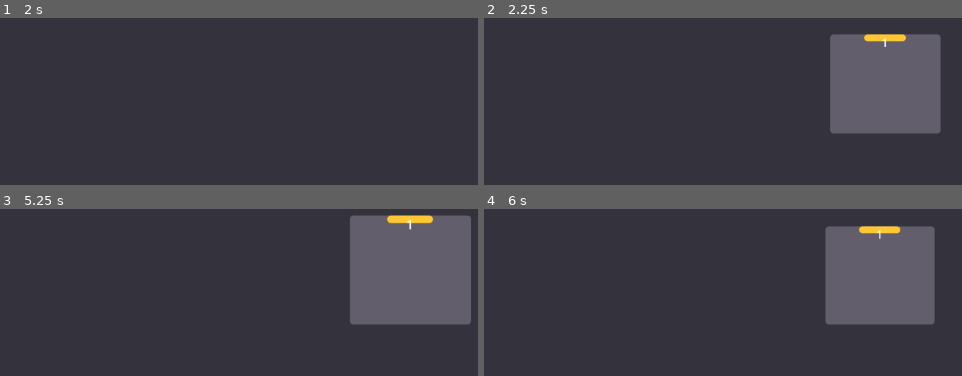
Above: before the commit, frames 1-4 (two rows, left to right).
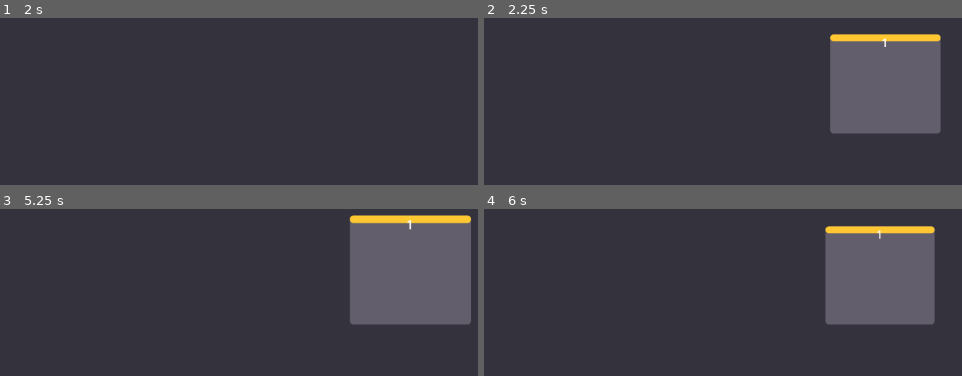
Above: after the commit, the same moments.

Repository: teodosin/karta_proto
Game: Godot game, scene res://main_graph_view/main_graph_view.tscn
Same seed, same stepped clock (60 frames per second), same inputs: the game is played once before the commit and once after it. The engine's default icon, where the game draws it, is replaced by a stand-in: a white triangle on a blue panel in a dark square.
Inputs (mouse positions are in pixels of both pictures, inside the frame that each line leads up to):
- Up to frame 1 (2 s): tap Enter at 0.5 s; move the mouse to (444, 111) at 0.52 s; press the mouse at (444, 111) at 0.53 s; right-click (444, 111) at 0.8 s; tap Space at 1.25 s; move the mouse to (105, 156) at 1.27 s; release the mouse at (105, 156) at 1.28 s; right-click (105, 156) at 1.35 s; click (105, 156) at 1.55 s
- Up to frame 2 (2.25 s): tap Enter at 2 s; move the mouse to (828, 34) at 2.02 s; hold Tab (createNewNode) from 2.03 s (still down); click (828, 34) at 2.17 s
- Up to frame 3 (5.25 s): right-click (344, 225) at 2.3 s; tap Space at 2.75, 4.25 s; move the mouse to (401, 229) at 2.77 s; release Tab (createNewNode) at 2.78 s; click (401, 229) at 2.85 s; tap Enter at 3.5 s; move the mouse to (outside the picture) at 3.52 s; hold Right mouse button (mouseRight) 3.53-4.28 s; click (outside the picture) at 3.67 s; move the mouse to (28, 257) at 4.27 s; tap Middle mouse button (panCamera) at 4.35 s; click (28, 257) at 4.55 s; move the mouse to (305, 324) at 5.02 s; hold Mouse wheel up (zoomInCamera) from 5.03 s (still down); click (305, 324) at 5.17 s
- Up to frame 4 (6 s): right-click (789, 324) at 5.3 s; move the mouse to (632, 212) at 5.77 s; release Mouse wheel up (zoomInCamera) at 5.78 s; tap Mouse wheel down (zoomOutCamera) at 5.85 s

Frame 1 is identical in both runs. In frame 2, 0.7% of the frame differs, in the area x 72-96%, y 9-15%; in frame 3, 0.9%, in the area x 73-99%, y 3-9%; in frame 4, 0.7%.

Commit message:
Implement spawning and despawning of nodes based on relatedness to focal
* Nodes delete themselves from the scene tree
* Wires delete themselves when their connections aren't present
* The placement of spawned nodes exhibits undefined behaviour, this needs
  to be looked into.

Diff:
--- a/data_access/data_access.gd
+++ b/data_access/data_access.gd
@@ -6,10 +6,10 @@
 func getNode(id: int) -> NodeBase:
 	return null
 
-func updateRelatedNodePosition(id: int, relatedId: int, position: Vector2):
+func updateRelatedNodePosition(id: int, relatedId: int, selfPosition: Vector2, relatedPosition: Vector2):
 	pass
 
-func addRelatedNode(id: int, relatedId: int, relatedPosition: Vector2):
+func addRelatedNode(id: int, relatedId: int, selfPosition, relatedPosition: Vector2):
 	pass
 
 func addWire(fromId: int, toId: int):
--- a/data_access/data_access_in_memory.gd
+++ b/data_access/data_access_in_memory.gd
@@ -1,8 +1,8 @@
 class_name DataAccessInMemory
 extends DataAccess
 
-var nodes: Dictionary = {}
-var wires: Dictionary = {}
+var nodes: Dictionary = {} # id -> NodeBase
+var wires: Dictionary = {} # id -> WireBase
 var lastNodeId: int = 0
 var lastWireId: int = 0
 
@@ -70,18 +70,17 @@
 	assert(nodes.has(id), "ERROR node not found")
 	return nodes[id]
 
-func updateRelatedNodePosition(id: int, relatedId: int, position: Vector2):
+func updateRelatedNodePosition(id: int, relatedId: int, selfPos: Vector2, relatedPos: Vector2):
 	assert(nodes.has(id), "ERROR node not found")
 	var node: NodeBase = nodes[id]
 	assert(node.relatedNodes.has(relatedId), "ERROR related node not found")
-	var relatedNode: RelatedNode = nodes.relatedNodes[relatedId]
-	relatedNode.position = position
+	node.setRelatedNodePosition(relatedId, selfPos, relatedPos)
 
-func addRelatedNode(id: int, relatedId: int, relatedPosition: Vector2):
+func addRelatedNode(id: int, relatedId: int, selfPos, relatedPos: Vector2):
 	assert(nodes.has(id), "ERROR node not found")
 	var node: NodeBase = nodes[id]
-	var newRelatedNode: RelatedNode = RelatedNode.new(relatedId, node.position - relatedPosition)
-
+	var newRelatedNode: RelatedNode = RelatedNode.new(relatedId, selfPos - relatedPos)
+	node.addRelatedNode(relatedId)
 
 
 func getAllWires() -> Dictionary:
--- a/data_access/nodes/node_base.gd
+++ b/data_access/nodes/node_base.gd
@@ -12,20 +12,32 @@
 	self.name = n_name
 	self.relatedNodes = {}
 
+func setRelatedNodePosition(nodeId: int, selfPos: Vector2, relatedPos: Vector2):
+	assert(relatedNodes.has(nodeId), "ERROR related node not found")
+	if relatedPos == Vector2.ZERO or relatedPos == null:
+		relatedNodes[nodeId].relativePosition = null
+	else:
+		relatedNodes[nodeId].relativePosition = relatedPos - selfPos
+
+
 func getRelatedNodePosition(nodeId: int, nodePosition: Vector2) -> Vector2:
-	if relatedNodes.has(nodeId):
+	if !relatedNodes.keys().has(nodeId):
+		return Vector2.ZERO
+
+	if relatedNodes[nodeId].relativePosition != null:
 		return nodePosition + relatedNodes[nodeId]["relativePosition"]
 	else:
 		assignedPositions += 1
 		return nodePosition + Vector2(0, 150 * assignedPositions)
 
+func addRelatedNode(relatedId: int):
+	relatedNodes[relatedId] = {"id": relatedId, "relativePosition": null}
+
+
 func getRelatedNode(relatedId: int) -> RelatedNode:
-	assert(relatedNodes.has(relatedId), "ERROR related node not found")
 	return relatedNodes[relatedId]
 
 
-func addRelatedNode(relatedNode: RelatedNode):
-	relatedNodes[relatedNode.id] = relatedNode
 
 
 func updateRelatedNode(u_id: int, u_position: Vector2):
--- a/main_graph_view/main_graph_view.gd
+++ b/main_graph_view/main_graph_view.gd
@@ -37,13 +37,14 @@
 func createNode(atMouse: bool = false) -> NodeViewBase:
 
 	var dataNode: NodeBase = dataAccess.addNode()
+
 	dataAccess.saveData()
 
 	var newNode = spawnNode(dataNode, atMouse)
 
 	return newNode
 
-func spawnNode(newNodeData: NodeBase, atMouse: bool):
+func spawnNode(newNodeData: NodeBase, atMouse: bool = false):
 	var position: Vector2
 	if atMouse:
 		position = get_global_mouse_position()
@@ -61,6 +62,7 @@
 	newNode.thisNodeAsFocal.connect(self.handle_node_set_itself_focal.bind(newNode))
 
 
+
 	newNode.set_position(position)
 
 
@@ -87,11 +89,32 @@
 
 func createWire(source, target) -> WireViewBase:
 	var newWireData = dataAccess.addWire(source.id, target.id)
+
+ # Currently, the dataNode on each NodeViewBase and the NodeBase stored by
+ # dataAccess need to be updated separately. This is inefficient, no?
+
+	source.dataNode.addRelatedNode(target.id)
+	dataAccess.addRelatedNode(source.id, target.id, source.position, target.position)
+
+	target.dataNode.addRelatedNode(source.id)
+	dataAccess.addRelatedNode(target.id, source.id, target.position, source.position)
+
+
+	source.dataNode.setRelatedNodePosition(target.id, source.position, target.position)
+	dataAccess.updateRelatedNodePosition(source.id, target.id, source.position, target.position)
+
+	target.dataNode.setRelatedNodePosition(source.id, target.position, source.position)
+	dataAccess.updateRelatedNodePosition(target.id, source.id, target.position, source.position)
+
+
 	dataAccess.saveData()
 	var newWire = spawnWire(newWireData)
 	return newWire
 
 func spawnWire(newWireData: WireBase) -> WireViewBase:
+	if !spawnedNodes.keys().has(newWireData.sourceId) or !spawnedNodes.keys().has(newWireData.targetId):
+		return
+
 	var newWire: WireViewBase = wireBaseTemplate.instantiate()
 	newWire.id = newWireData.id
 	newWire.source = spawnedNodes[newWireData.sourceId]
@@ -104,35 +127,27 @@
 
 
 func setAsFocal(node):
+	# Can't set focal node if it's already the focal
 	if focalNode == node:
 		return
 
+	# Can't set focal if no nodes are currently spawned.
+	# Perhaps this requirement will change later.
 	if spawnedNodes.is_empty():
 		return
 
-	if focalNode != null:
-		for n in spawnedNodes.values():
-			if n.id == focalNode.id:
-				continue
-			else:
-				focalNode.dataNode.relatedNodes[n.id] = {
-					"id": n.id, "relativePosition": n.position - focalNode.position
-				}
-		for related in focalNode.dataNode.relatedNodes.keys():
-			print(focalNode.id)
-			print(spawnedNodes[related].dataNode)
-			var relatedDataNode: NodeBase = spawnedNodes[related].dataNode
-			relatedDataNode.relatedNodes[focalNode.id] = {
-				"id": related, "relativePosition": focalNode.position - spawnedNodes[related].position
-			}
-
 	focalNode = node
 
-	var toBeDeleted = findSpawnedToDelete(focalNode.dataNode.relatedNodes, spawnedNodes)
-	deleteNodes(toBeDeleted)
-
-	# Reposition camera on new focal node
+	var toBeDespawned = findSpawnedToDespawn(node.dataNode.relatedNodes, spawnedNodes)
+	despawnNodes(toBeDespawned)
+
+	var toBeSpawned = findUnspawnedRelatedNodes(focalNode, spawnedNodes, dataAccess)
+	spawnNodes(toBeSpawned)
+
+	# Reposition camera on new focal node:
 	# $GraphViewCamera.animatePosition(focalNode.position)
+
+	# Move spawned related nodes to new positions and reset the counter at the end
 	for n in spawnedNodes.values():
 		if n.id == focalNode.id:
 			continue
@@ -141,24 +156,48 @@
 		n.animatePosition(newPosition)
 	focalNode.dataNode.assignedPositions = 0
 
-func findSpawnedToDelete(related: Dictionary, spawned: Dictionary):
+func findUnspawnedRelatedNodes(node: NodeViewBase, spawned, data):
+	var related = node.dataNode.relatedNodes
+
+	var toBeSpawned: Array[NodeBase] = []
+
+	for nid in related.keys():
+		if spawned.keys().has(nid):
+			continue
+
+		toBeSpawned.append(data.getNode(nid))
+
+	return toBeSpawned
+
+func spawnNodes(toBeSpawned):
+	for n in toBeSpawned:
+		spawnNode(n)
+
+	for w in dataAccess.wires.values():
+		spawnWire(w)
+
+func findSpawnedToDespawn(related: Dictionary, spawned: Dictionary):
 	var toBeDeleted: Array = []
 
 	print("RELATED: "+str(related))
 	print("SPAWNED: "+str(spawned))
 
 	for n in spawned.keys():
-
-		if n not in related and n != focalNode.id:
+		if n == focalNode.id:
+			continue
+
+		print("N is: " + str(n))
+		if n not in related.keys():
 			toBeDeleted.append(n)
 
 	return toBeDeleted
 
-func deleteNodes(toBeDeleted: Array):
+func despawnNodes(toBeDeleted: Array):
 	print("TO BE DELETED:"+str(toBeDeleted))
 	for nid in toBeDeleted:
-		remove_child(spawnedNodes[nid])
-		#spawnedNodes[nid].queue_free()
+		spawnedNodes[nid].despawn()
+		spawnedNodes.erase(nid)
+
 
 func _draw():
 	if not focalNode:
@@ -166,13 +205,9 @@
 	if nodeWireSource:
 		draw_dashed_line(nodeWireSource.getPositionCenter(), get_global_mouse_position(),
 						Color.WHITE, 1.0, 2.0)
-	for w in spawnedWires:
-		var wire: WireViewBase = spawnedWires[w]
-		var sourcePosition: Vector2 = wire.source.getPositionCenter()
-		var targetPosition: Vector2 = wire.target.getPositionCenter()
-		draw_line(sourcePosition, targetPosition, Color.YELLOW, 2, true)
-
-
+
+# -----------------------------------------------------------------------------
+# CONNECTED SIGNALS BELOW
 
 func _on_add_button_pressed():
 	createNode()
--- a/main_graph_view/nodes/node_view_base.gd
+++ b/main_graph_view/nodes/node_view_base.gd
@@ -3,6 +3,9 @@
 
 var id: int
 var isFocal: bool = false
+
+var despawning = false
+var fadeOut = 1.0
 
 var nodeMoving: bool = false
 var clickOffset: Vector2 = Vector2.ZERO
@@ -11,11 +14,11 @@
 var animationSpeed: float = 50.0
 
 var dataNode: NodeBase = null
-var relatedNodes = {} # id -> NodeViewBase
 
 signal rightMousePressed
 signal mouseHovering
 signal thisNodeAsFocal
+signal nodeMoved
 
 
 func _ready():
@@ -26,7 +29,16 @@
 	return self.position + ($BackgroundPanel.size / 2)
 
 
-func _process(_delta):
+func _process(delta):
+	# Fade-out when despawning
+	if despawning:
+		fadeOut -= delta
+		self.modulate = lerp(Color(1.0,1.0,1.0,0.0), Color(1.0,1.0,1.0,1.0), ease(fadeOut, -2.0))
+		if fadeOut <= 0.0:
+			get_parent().remove_child(self)
+			self.queue_free()
+
+
 	# Logic for smoothly moving the node to a new position
 	if nextPosition != null:
 		var difference = nextPosition - self.position
@@ -40,6 +52,10 @@
 		var newPosition: Vector2 = get_global_mouse_position()-clickOffset
 
 		self.set_position(newPosition)
+		if !isFocal:
+			pass
+			# Ugly pattern but will do for now
+
 
 
 func setAsFocal(newFocalId):
@@ -55,6 +71,10 @@
 
 func animatePosition(newPosition: Vector2):
 	self.nextPosition = newPosition
+
+func despawn():
+	despawning = true
+		# Also remove the node from the array of references
 
 func _on_background_panel_gui_input(event):
 	if event.is_action_pressed("mouseLeft"):
--- a/main_graph_view/nodes/node_view_base.tscn
+++ b/main_graph_view/nodes/node_view_base.tscn
@@ -44,11 +44,9 @@
 
 [node name="FocalPanel" type="Panel" parent="BackgroundPanel"]
 modulate = Color(0.466667, 0.447059, 0.454902, 1)
-custom_minimum_size = Vector2i(60, 10)
-offset_left = 49.0
-offset_right = 109.0
+custom_minimum_size = Vector2(60, 10)
+offset_right = 159.0
 offset_bottom = 10.0
-size_flags_horizontal = 4
 size_flags_vertical = 0
 theme = SubResource("Theme_bolh2")
 script = ExtResource("2_djlw1")
--- a/main_graph_view/wire_view_base.gd
+++ b/main_graph_view/wire_view_base.gd
@@ -4,11 +4,25 @@
 var id: int
 var source: NodeViewBase
 var target: NodeViewBase
-# Called when the node enters the scene tree for the first time.
-func _ready():
-	pass # Replace with function body.
 
+var sourcePos: Vector2
+var targetPos: Vector2
 
-# Called every frame. 'delta' is the elapsed time since the previous frame.
-func _process(delta):
-	pass
+func _process(_delta):
+	if !is_instance_valid(source) or !is_instance_valid(target):
+		print("WIRE DESPAWNED: " + str(id))
+		get_parent().remove_child(self)
+		self.queue_free()
+
+	if is_instance_valid(source):
+		sourcePos = source.getPositionCenter()
+
+	if is_instance_valid(target):
+		targetPos = target.getPositionCenter()
+
+	queue_redraw()
+func _draw():
+	draw_line(
+		sourcePos,
+		targetPos, Color.YELLOW, 2.0 * source.fadeOut * target.fadeOut, true
+	)
--- a/main_graph_view/wire_view_base.tscn
+++ b/main_graph_view/wire_view_base.tscn
@@ -3,4 +3,5 @@
 [ext_resource type="Script" path="res://main_graph_view/wire_view_base.gd" id="1_308h3"]
 
 [node name="WireViewBase" type="Node2D"]
+z_index = -20
 script = ExtResource("1_308h3")
